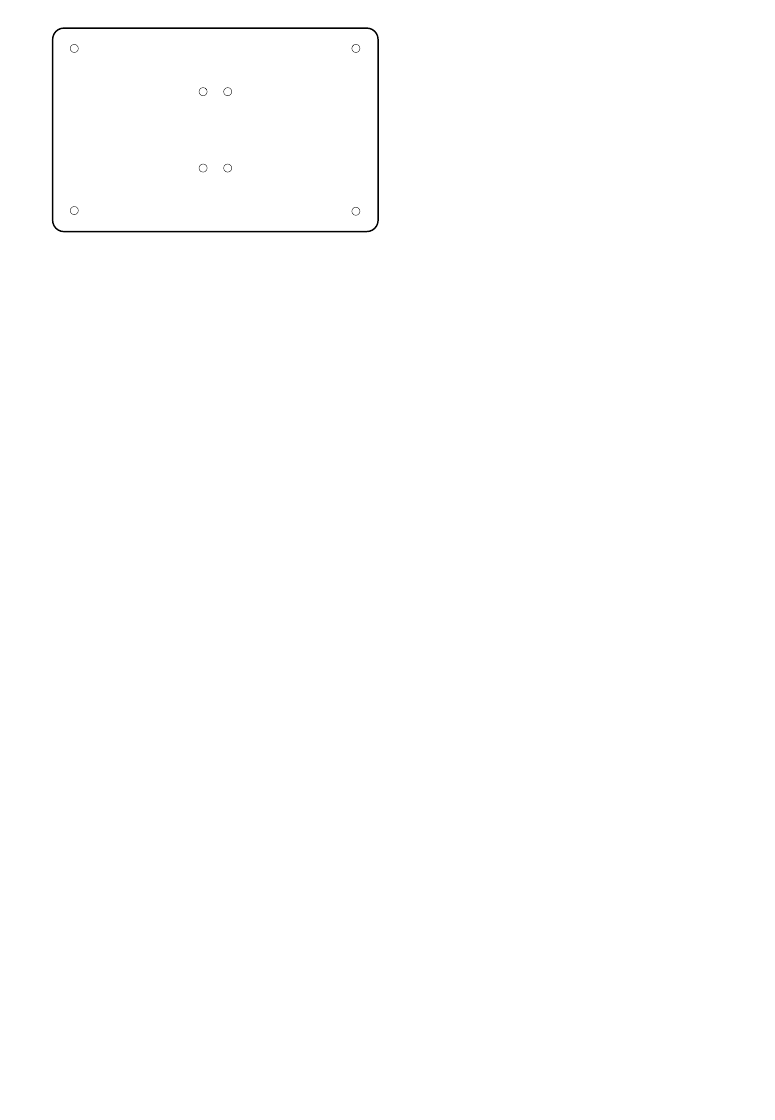
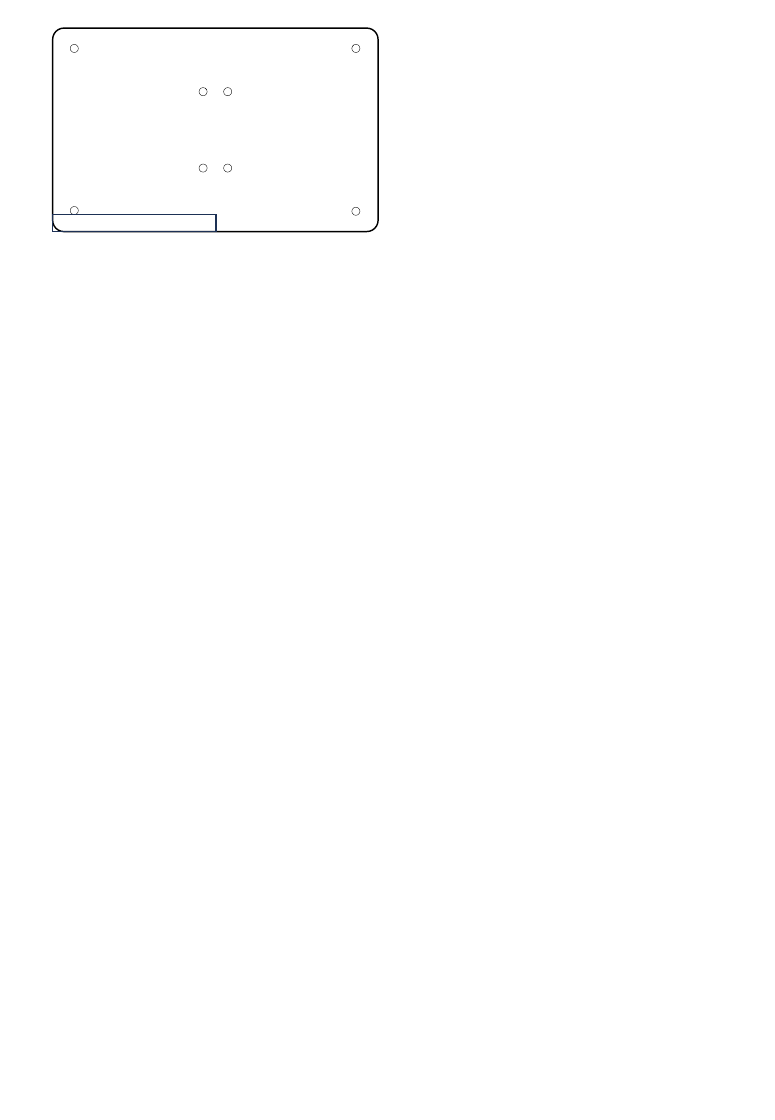
Before and after one commit to SarahTallack/PAR-Measurement, a slide deck: slide 2 of Hardware/laser cutting.pptx. Drawn at 775x1120 pixels with LibreOffice and Linux fonts; fonts in the diff are those of the drawing. Boxes give left, top, right and bottom in pixels: in the first picture for what was removed or moved away, otherwise in the second. Text is boxed around its words. In the diff, an @@ line names an element or a change of style, - is before the commit and + after.

```diff
--- a/Hardware/laser cutting.pptx
+++ b/Hardware/laser cutting.pptx
@@ rectangle added at <box>53,215,216,231</box>, outline #1E3256 1 pt @@
```
Also in this commit, not shown: 46 other files.
